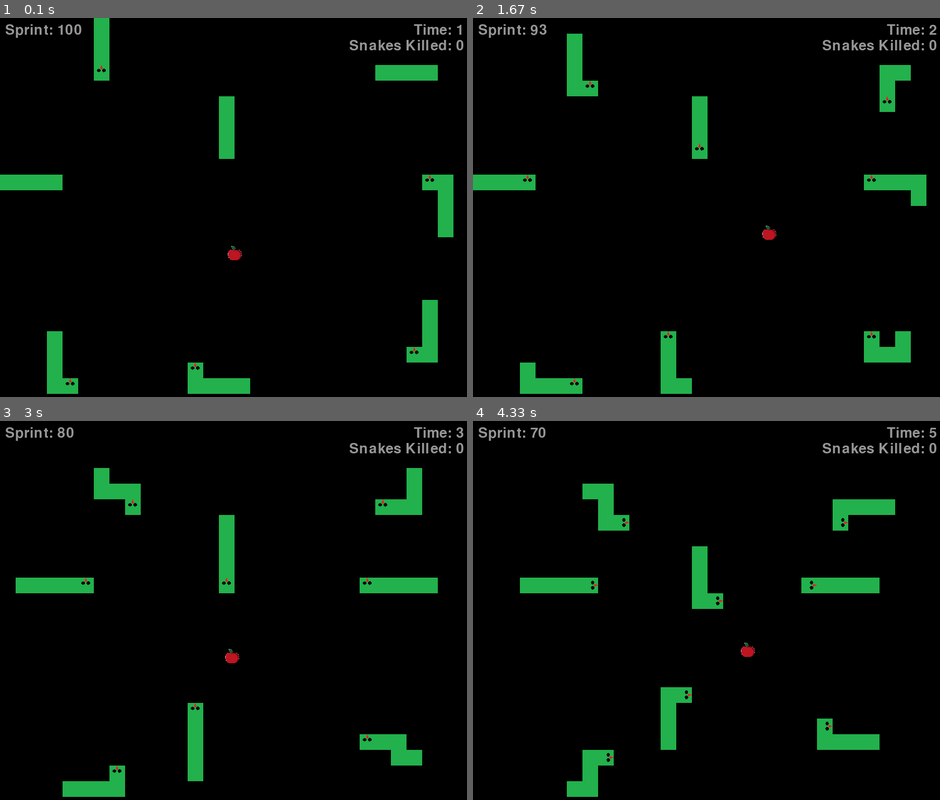
Above: before the commit, frames 1-4 (two rows, left to right).
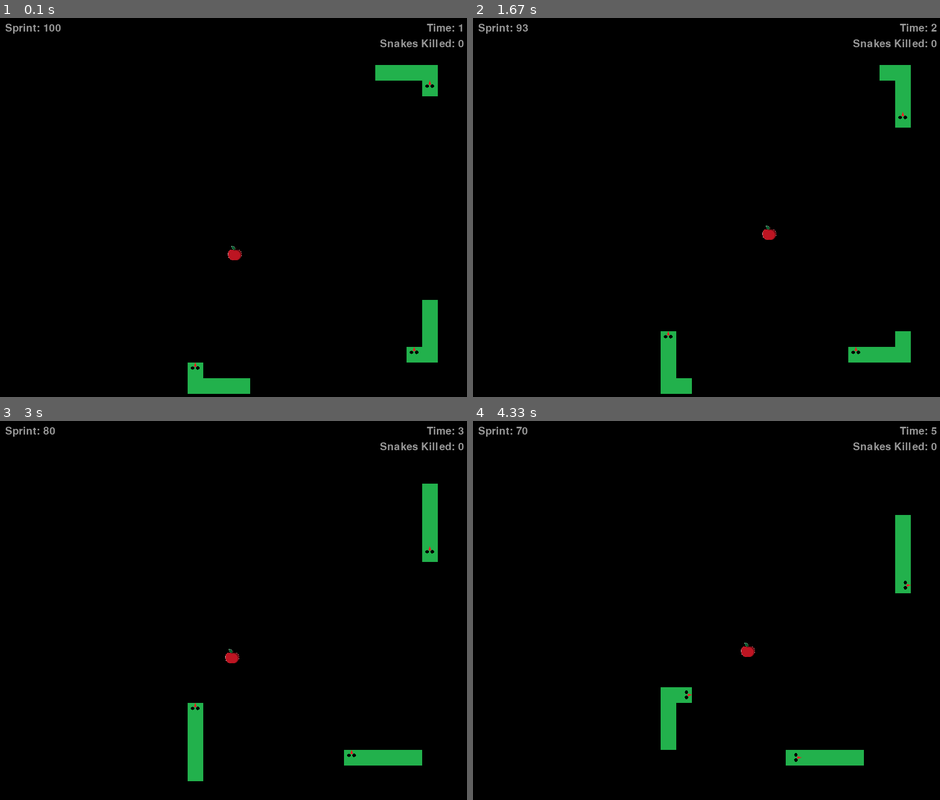
Above: after the commit, the same moments.

Repository: lorinzzz/cursed-snake-game
Game: pygame game, started from main.py
Same seed, same stepped clock (60 frames per second), same inputs: the game is played once before the commit and once after it.
Inputs:
- Up to frame 1 (0.1 s): no input
- Up to frame 2 (1.67 s): hold D 0.33-0.8 s; hold W 0.83-1.13 s; tap Shift at 0.9, 1.23, 1.53 s; hold D 1.17-1.63 s
- Up to frame 3 (3 s): hold A 1.67-2.2 s; tap Shift at 1.73, 2.03, 2.3, 2.63, 2.93 s; hold S 2.23-2.53 s; hold A 2.57-2.97 s
- Up to frame 4 (4.33 s): hold W 3-3.37 s; tap Shift at 3.07, 3.47, 3.77, 4.13 s; hold D 3.4-4.03 s; hold S from 4.07 s (still down)

The runs differ from the first frame. In frame 1, 3.9% of the frame differs, in the area x 0-100%, y 0-100%; in frame 2, 4.8%; in frame 3, 6.3%; in frame 4, 6.9%, in the area x 1-100%, y 1-100%.

Commit message:
some ai done, text size reduced

Diff:
--- a/main.py
+++ b/main.py
@@ -78,13 +78,13 @@
 
 def draw_window(food, poison, power_up, power_up_status, food_bullets, sprint_stamina, snakes, direction, time, snakes_killed):
     WIN.fill(BLACK)
-    sprint_bar = pygame.font.SysFont('comicsans', 40).render("Sprint: " + str(sprint_stamina), 1, WHITE)
+    sprint_bar = pygame.font.SysFont('comicsans', 30).render("Sprint: " + str(sprint_stamina), 1, WHITE)
     sprint_bar.set_alpha(150)
     WIN.blit(sprint_bar, (10, 10))
-    time_disp = pygame.font.SysFont('comicsans', 40).render("Time: " + str(time), 1, WHITE)
+    time_disp = pygame.font.SysFont('comicsans', 30).render("Time: " + str(time), 1, WHITE)
     time_disp.set_alpha(150)
     WIN.blit(time_disp, (WIDTH - time_disp.get_width() - 10, 10))
-    snakes_killed_disp = pygame.font.SysFont('comicsans', 40).render("Snakes Killed: " + str(snakes_killed), 1, WHITE)
+    snakes_killed_disp = pygame.font.SysFont('comicsans', 30).render("Snakes Killed: " + str(snakes_killed), 1, WHITE)
     snakes_killed_disp.set_alpha(150)
     WIN.blit(snakes_killed_disp, (WIDTH - snakes_killed_disp.get_width() - 10, 40))
     if poison == 1:
@@ -92,6 +92,7 @@
     elif poison == 0:
             WIN.blit(FOOD, (food.x, food.y))
 
+    # display power up pickups
     if power_up_status[1] == 1:
         if power_up_status[0] == 1:
             WIN.blit(SPRINT_PWR_UP, (power_up.x, power_up.y))
@@ -108,6 +109,7 @@
             elif i > 0:
                 WIN.blit(SNAKE_BODY, (snakes[x][i].x, snakes[x][i].y))
 
+    # display projectiles from using the shoot power up
     for bullet in food_bullets:
         pygame.draw.rect(WIN, (255,0,0), bullet)
 
@@ -143,22 +145,107 @@
             food.y += VEL + sprint - slow_movement
 
 # handles the movement of the snake head
+# make sure none of these movements result in a snake going out of bounds, or running into itself
+# maybe consider if snakes collide, their movement speeds are slowed?
+# would be much easier to code rather than checking if every move will result in a collision with antother snake and having to figure out another move
+# not coding for snake vs another snake collision is much easier
+# check if snake does not collide itself ORRRR
+# snake cannot make full 180 degree turns but can be allowed to have at MAX one collision
 def snake_ai(snakes, food):
     direction = []
     for i in range(len(snakes)):
         x_diff = food.x - snakes[i][0].x
         y_diff = food.y - snakes[i][0].y
-
-        if abs(x_diff) > abs(y_diff):
-            if x_diff >= 0:
-                direction.append(270)
-            else:
-                direction.append(90)
-        else:
-            if y_diff >= 0:
-                direction.append(180)
-            else:
-                direction.append(0)
+        if i == 0: # shortest path to food AI
+            if abs(x_diff) > abs(y_diff):
+                if x_diff >= 0:
+                    direction.append(270)
+                else:
+                    direction.append(90)
+            else:
+                if y_diff >= 0:
+                    direction.append(180)
+                else:
+                    direction.append(0)
+        elif i == 1: # match x values before going left or right
+            if abs(x_diff) > BLOCK_WIDTH:
+                if x_diff >= 0:
+                    direction.append(270)
+                else:
+                    direction.append(90)
+            else:
+                if y_diff >= 0:
+                    direction.append(180)
+                else:
+                    direction.append(0)
+        elif i == 2:   # match y values before going up or down
+            if abs(y_diff) > BLOCK_HEIGHT:
+                if y_diff >= 0:
+                    direction.append(180)
+                else:
+                    direction.append(0)
+            else:
+                if x_diff >= 0:
+                    direction.append(270)
+                else:
+                    direction.append(90)
+        elif i == 3: # testing: goal of this snake is to always be at the upper left from the food
+            if abs(x_diff) > abs(y_diff):
+                if x_diff >= 0:
+                    direction.append(270)
+                else:
+                    direction.append(90)
+            else:
+                if y_diff >= 0:
+                    direction.append(180)
+                else:
+                    direction.append(0)
+        elif i == 4:
+            if abs(x_diff) > abs(y_diff):
+                if x_diff >= 0:
+                    direction.append(270)
+                else:
+                    direction.append(90)
+            else:
+                if y_diff >= 0:
+                    direction.append(180)
+                else:
+                    direction.append(0)
+        elif i == 5:
+            if abs(x_diff) > abs(y_diff):
+                if x_diff >= 0:
+                    direction.append(270)
+                else:
+                    direction.append(90)
+            else:
+                if y_diff >= 0:
+                    direction.append(180)
+                else:
+                    direction.append(0)
+        elif i == 6:
+            if abs(x_diff) > abs(y_diff):
+                if x_diff >= 0:
+                    direction.append(270)
+                else:
+                    direction.append(90)
+            else:
+                if y_diff >= 0:
+                    direction.append(180)
+                else:
+                    direction.append(0)
+        elif i == 7:
+            if abs(x_diff) > abs(y_diff):
+                if x_diff >= 0:
+                    direction.append(270)
+                else:
+                    direction.append(90)
+            else:
+                if y_diff >= 0:
+                    direction.append(180)
+                else:
+                    direction.append(0)
+
+
 
     return direction
 
@@ -234,9 +321,15 @@
     snakes = []
     snake_locations_x = []
     snake_locations_y = []
+
+    # for later on when randomizing snake lengths
+    random_snake_lengths = []
+
     x_coord, y_coord = 0, 0
     for x in range(number_of_snakes):
         snakes.append([])
+        random_snake_lengths.append(random.randint(1,10))
+        print(random_snake_lengths)
     for k in range(MAX_SNAKES):
        #generate random coordinate to spawn snakehead in each coord
         if k == 0: # octant 1
@@ -345,6 +438,8 @@
 
     end_game = 0
 
+    snake_speed = 40 # lower is faster
+
     food_bullets = []
     activate_bullet = 0
     bullet_direction = 0
@@ -353,7 +448,7 @@
     drop_power_up = random.randint(0, FORTY_FIVE_SECONDS) # 0 to 45 seconds, 750 is adjusted for the framerate (45*60 = 2700)
     number_of_power_ups_dropped = 0
 
-    number_of_snakes = 8
+    number_of_snakes = 3
     snake_length = 5
     snakes = create_snakes(number_of_snakes, snake_length)
     snakes_killed = 0
@@ -418,7 +513,7 @@
             pygame.time.set_timer(disable_power_up_event, POWER_UP_TIME) # set timer
         power_up_status[1] = handle_food_power_up_collision(food, power_up, power_up_status)
 
-        if time_control % 40 == 0: # controls how fast the snake can move
+        if time_control % snake_speed == 0: # controls how fast the snake can move
             direction = snake_ai(snakes, food)
             prev_direction = direction
             snake_movement(snakes, direction)
